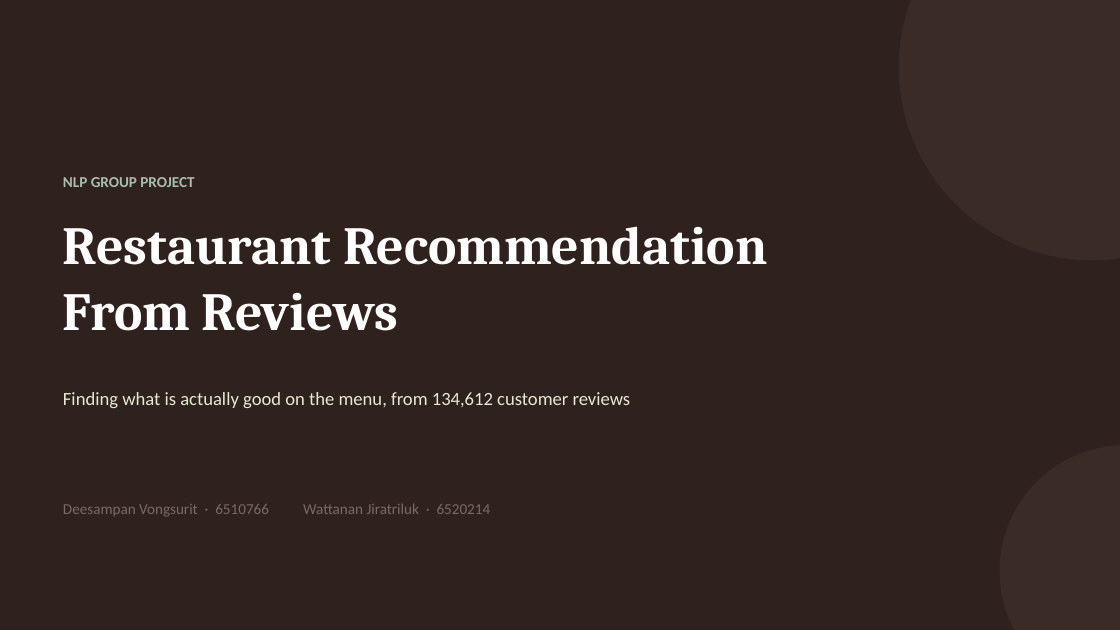
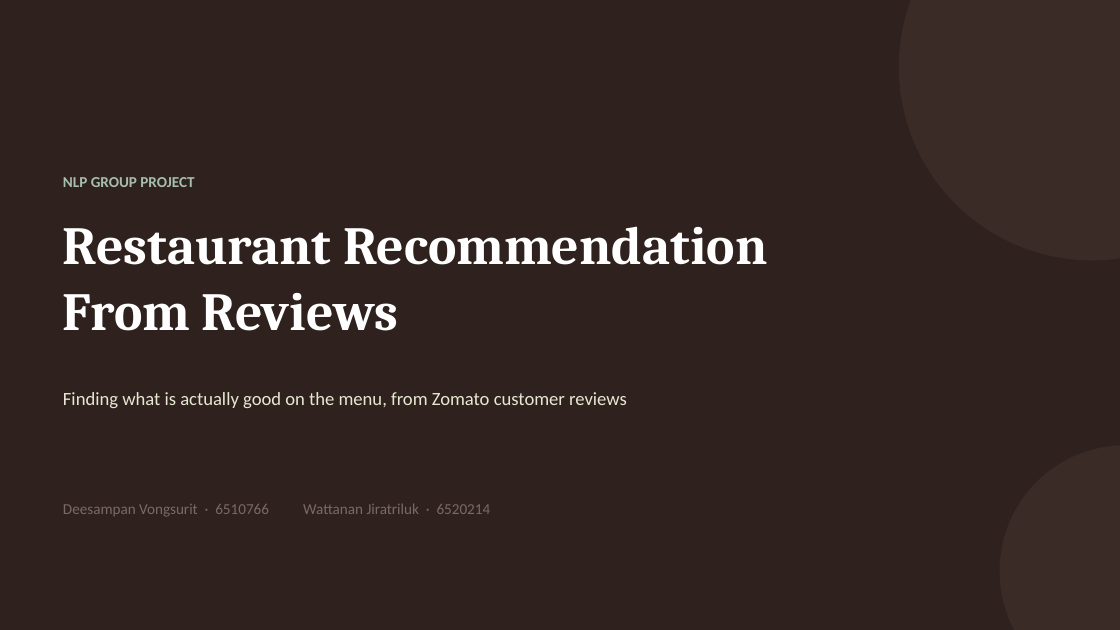
Before and after one commit to deesampan/nlp_project, a slide deck: slide 1 of output_project/reports/presentation.pptx. Drawn at 1120x630 pixels with LibreOffice and Linux fonts; fonts in the diff are those of the drawing. Boxes give left, top, right and bottom in pixels: in the first picture for what was removed or moved away, otherwise in the second. Text is boxed around its words. In the diff, an @@ line names an element or a change of style, - is before the commit and + after.

```diff
--- a/output_project/reports/presentation.pptx
+++ b/output_project/reports/presentation.pptx
@@ text at box(63, 392, 627, 408): text changed @@
-Finding what is actually good on the menu, from 134,612 customer reviews
+Finding what is actually good on the menu, from Zomato customer reviews
```
Also in this commit, not shown: 5 other slides changed, 5 slides added, 6 slides removed, 2 other files.
